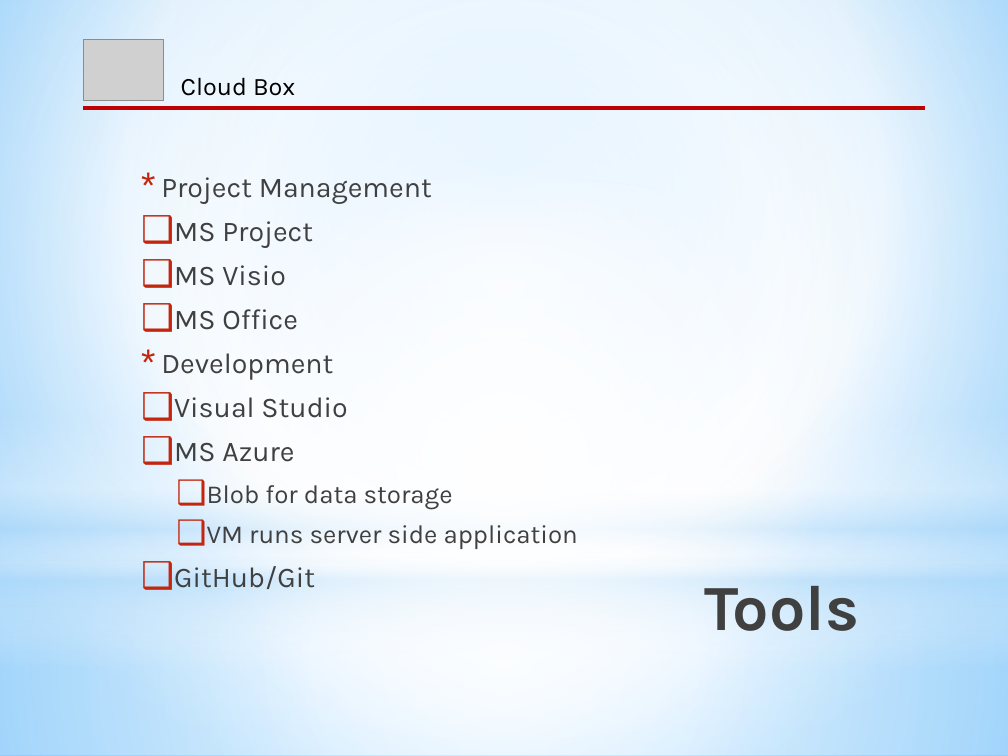
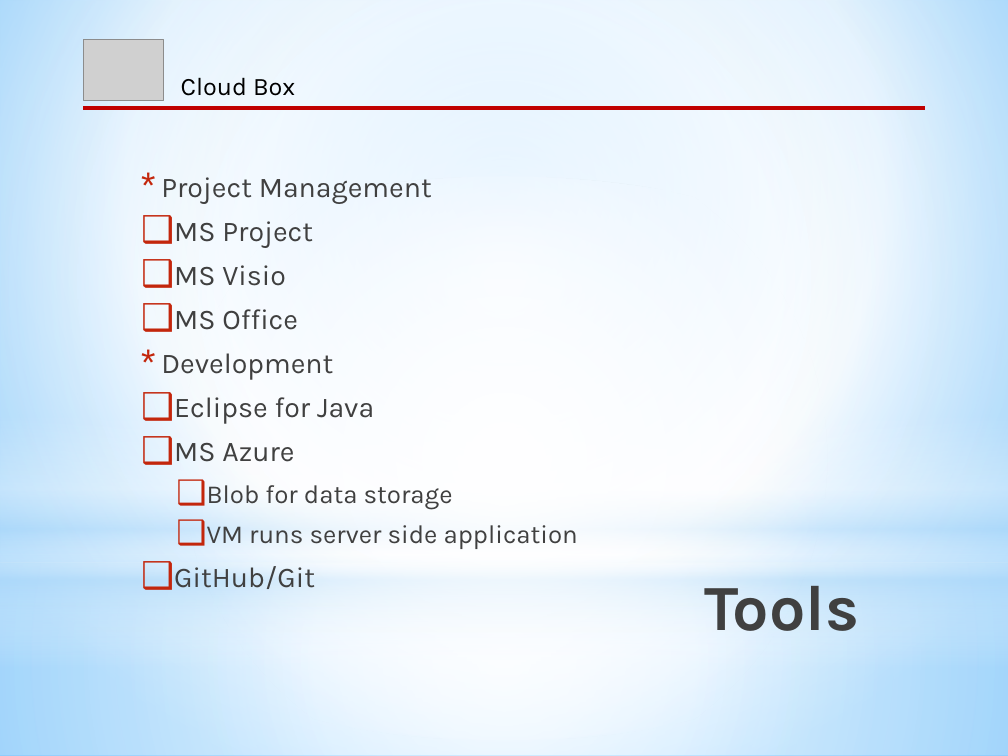
Before and after one commit to CICS525Project/DropboxImpl, a slide deck: slide 12 of Project Documentation/Cloud Box_ppt.pptx. Drawn at 1008x756 pixels with LibreOffice and Linux fonts; fonts in the diff are those of the drawing; grey boxes stand for pictures. Boxes give left, top, right and bottom in pixels: in the first picture for what was removed or moved away, otherwise in the second. Text is boxed around its words. In the diff, an @@ line names an element or a change of style, - is before the commit and + after.

```diff
--- a/Project Documentation/Cloud Box_ppt.pptx
+++ b/Project Documentation/Cloud Box_ppt.pptx
@@ text at <box>174,397,374,424</box>: text changed @@
-❑ Visual Studio
+❑ Eclipse for Java
```
Also in this commit, not shown: 1 other slide changed.
